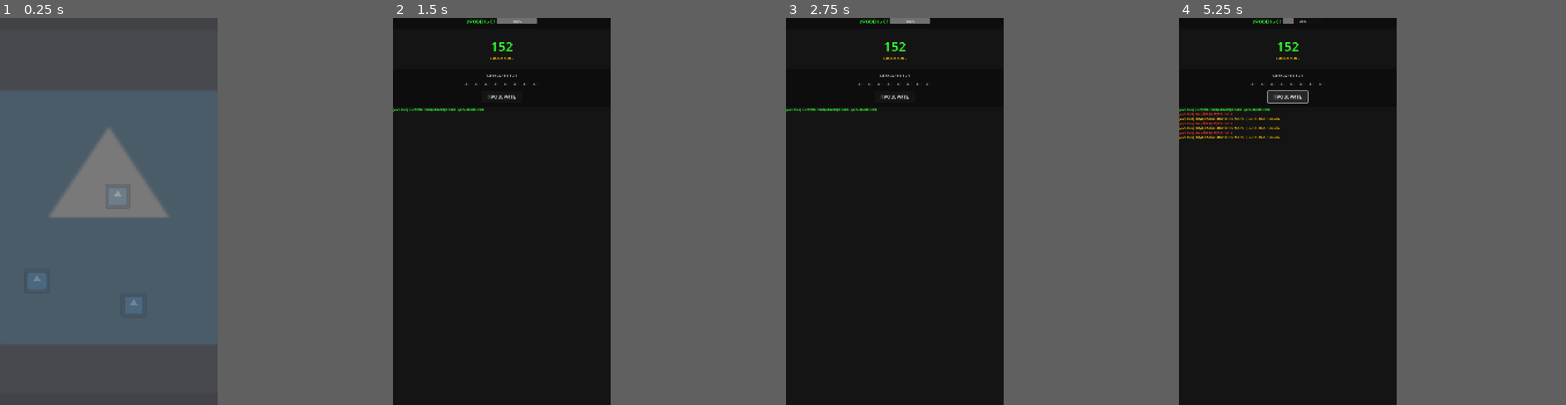
Above: before the commit, frames 1-4 (left to right).
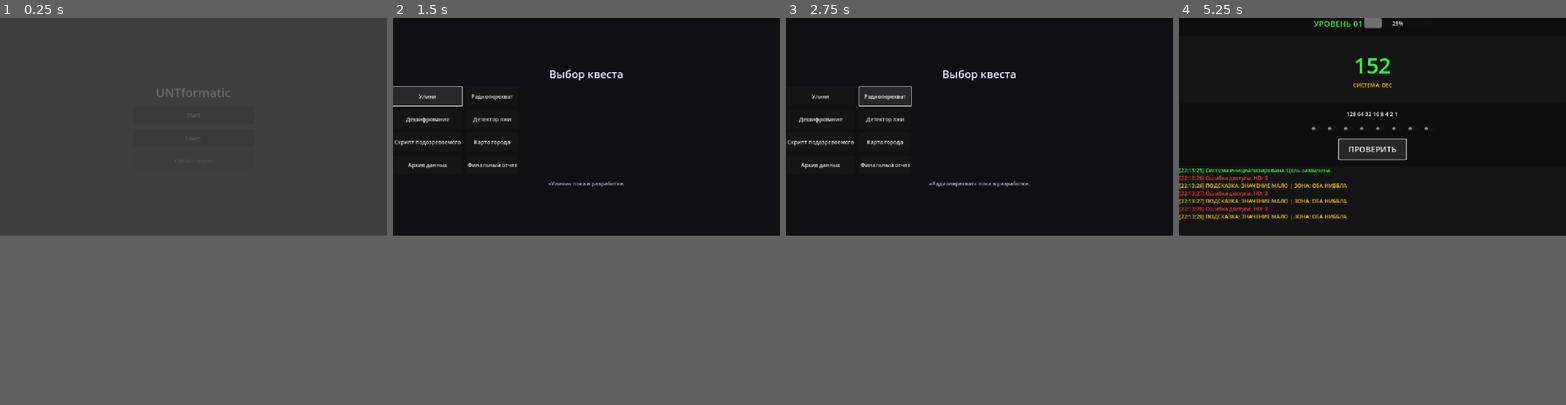
Above: after the commit, the same moments.

Repository: Nurik-dotcom/untmatric
Game: Godot game, scene res://scenes/MainMenu.tscn
Two runs of this game, one before a commit and one after it. Both use one fixed random seed, a clock stepped at 60 frames per second and the inputs below. The engine's default icon, where the game draws it, is replaced by a stand-in: a white triangle on a blue panel in a dark square.
Inputs (mouse positions are in pixels of both pictures, inside the frame that each line leads up to; where the layout moved, square brackets give the same spot in the first picture):
- Up to frame 1 (0.25 s): no input
- Up to frame 2 (1.5 s): click (501, 192) [454, 292] at 0.5 s; click (412, 157) at 1.25 s, where only the run after the commit has a clickable "Улики"
- Up to frame 3 (2.75 s): click (840, 157) at 2 s, where only the run after the commit has a clickable "Радиоперехват"
- Up to frame 4 (5.25 s): click (1198, 196) at 2.75 s, where only the run after the commit has a clickable "Дешифрование"; click "ПРОВЕРИТЬ" at 3.5 s; click "ПРОВЕРИТЬ" at 4.25 s; click "ПРОВЕРИТЬ" at 5 s
In our replay, the window is 450x800 before the commit and 800x450 after it. These sizes can differ from the game's own. Grey fills any space a smaller window leaves; there, only what the larger window draws over its background counts as a difference.

The runs differ from the first frame. In frame 1, 30% of the frame differs, in the area x 0-60%, y 18-100%; in frame 2, 2.3%; in frame 3, 1.9%; in frame 4, 3.7%.

Commit message:
added menu and chapters

Diff:
--- a/project.godot
+++ b/project.godot
@@ -12,7 +12,7 @@
 
 config/name="UNTformatic"
 run/main_scene="res://scenes/MainMenu.tscn"
-config/features=PackedStringArray("4.5", "Mobile")
+config/features=PackedStringArray("4.3", "Mobile")
 config/icon="res://icon.svg"
 
 [autoload]
@@ -21,8 +21,8 @@
 
 [display]
 
-window/size/viewport_width=1080
-window/size/viewport_height=1920
+window/size/viewport_width=1152
+window/size/viewport_height=648
 window/stretch/mode="canvas_items"
 window/stretch/aspect="expand"
 
@@ -32,4 +32,4 @@
 
 [rendering]
 
-renderer/rendering_method="compatibility"
+renderer/rendering_method="mobile"
--- a/scenes/Decryptor.tscn
+++ b/scenes/Decryptor.tscn
@@ -1,4 +1,4 @@
-[gd_scene load_steps=2 format=3]
+[gd_scene load_steps=2 format=3 uid="uid://bx4x0id1k60k4"]
 
 [ext_resource type="Script" path="res://scenes/Decryptor.gd" id="1_script"]
 
--- a/scenes/MainMenu.gd
+++ b/scenes/MainMenu.gd
@@ -1,17 +1,20 @@
 extends Control
 
-@onready var start_btn = $NotebookArea # Notebook button
-@onready var learn_btn = $PapersArea   # Magnifier button
+@onready var start_btn = $Center/Menu/NotebookArea # Start button
+@onready var learn_btn = $Center/Menu/PapersArea   # Learn button
 
 func _ready():
+	start_btn.pressed.connect(_on_notebook_pressed)
+	learn_btn.pressed.connect(_on_papers_pressed)
+
 	# Fade-in animation (optional)
 	modulate.a = 0
 	var tween = create_tween()
 	tween.tween_property(self, "modulate:a", 1.0, 1.0)
 
 func _on_notebook_pressed():
-	# Start the Decryptor game
-	get_tree().change_scene_to_file("res://scenes/Decryptor.tscn")
+	# Go to quest selection
+	get_tree().change_scene_to_file("res://scenes/QuestSelect.tscn")
 
 func _on_papers_pressed():
 	# Go to learning (Phase 1: Atlas) - Keep for now or disable
--- a/scenes/MainMenu.tscn
+++ b/scenes/MainMenu.tscn
@@ -1,34 +1,58 @@
-[gd_scene load_steps=3 format=3]
+[gd_scene load_steps=2 format=3 uid="uid://csqvmyevhw67n"]
 
 [ext_resource type="Script" path="res://scenes/MainMenu.gd" id="1"]
-[ext_resource type="Texture2D" path="res://icon.svg" id="2"]
 
 [node name="MainMenu" type="Control"]
-size = Vector2(1080, 1920)
+layout_mode = 3
+anchors_preset = 15
+anchor_right = 1.0
+anchor_bottom = 1.0
+grow_horizontal = 2
+grow_vertical = 2
 script = ExtResource("1")
 
-[node name="Background" type="TextureRect" parent="."]
+[node name="Background" type="ColorRect" parent="."]
+layout_mode = 1
+anchors_preset = 15
 anchor_right = 1.0
 anchor_bottom = 1.0
-offset_right = 0.0
-offset_bottom = 0.0
-texture = ExtResource("2")
-stretch_mode = 6
+grow_horizontal = 2
+grow_vertical = 2
+color = Color(0.08, 0.08, 0.1, 1)
 
-[node name="NotebookArea" type="TextureButton" parent="."]
-position = Vector2(120, 1240)
-size = Vector2(360, 240)
-texture_normal = ExtResource("2")
+[node name="Center" type="CenterContainer" parent="."]
+layout_mode = 1
+anchors_preset = 15
+anchor_right = 1.0
+anchor_bottom = 1.0
+grow_horizontal = 2
+grow_vertical = 2
 
-[node name="PapersArea" type="TextureButton" parent="."]
-position = Vector2(520, 820)
-size = Vector2(220, 220)
-texture_normal = ExtResource("2")
+[node name="Menu" type="VBoxContainer" parent="Center"]
+custom_minimum_size = Vector2(360, 0)
+layout_mode = 2
+theme_override_constants/separation = 16
+alignment = 1
 
-[node name="LaptopArea" type="TextureButton" parent="."]
-position = Vector2(600, 1360)
-size = Vector2(360, 240)
-texture_normal = ExtResource("2")
+[node name="Title" type="Label" parent="Center/Menu"]
+layout_mode = 2
+theme_override_colors/font_color = Color(0.9, 0.9, 1, 1)
+theme_override_font_sizes/font_size = 36
+text = "UNTformatic"
+horizontal_alignment = 1
 
-[connection signal="pressed" from="NotebookArea" to="." method="_on_notebook_pressed"]
-[connection signal="pressed" from="PapersArea" to="." method="_on_papers_pressed"]
+[node name="NotebookArea" type="Button" parent="Center/Menu"]
+custom_minimum_size = Vector2(0, 52)
+layout_mode = 2
+text = "Start"
+
+[node name="PapersArea" type="Button" parent="Center/Menu"]
+custom_minimum_size = Vector2(0, 52)
+layout_mode = 2
+text = "Learn"
+
+[node name="LaptopArea" type="Button" parent="Center/Menu"]
+custom_minimum_size = Vector2(0, 52)
+layout_mode = 2
+disabled = true
+text = "Options (soon)"
--- /dev/null
+++ b/scenes/QuestSelect.gd
@@ -0,0 +1,29 @@
+extends Control
+
+@onready var status_label = $Main/StatusLabel
+
+@onready var btn_clues = $Main/Grid/CluesButton
+@onready var btn_radio = $Main/Grid/RadioButton
+@onready var btn_decryptor = $Main/Grid/DecryptorButton
+@onready var btn_lie = $Main/Grid/LieDetectorButton
+@onready var btn_script = $Main/Grid/SuspectScriptButton
+@onready var btn_city = $Main/Grid/CityMapButton
+@onready var btn_archive = $Main/Grid/DataArchiveButton
+@onready var btn_report = $Main/Grid/FinalReportButton
+
+func _ready():
+	btn_clues.pressed.connect(_on_topic_pressed.bind("Улики"))
+	btn_radio.pressed.connect(_on_topic_pressed.bind("Радиоперехват"))
+	btn_decryptor.pressed.connect(_on_topic_pressed.bind("Дешифрование"))
+	btn_lie.pressed.connect(_on_topic_pressed.bind("Детектор лжи"))
+	btn_script.pressed.connect(_on_topic_pressed.bind("Скрипт подозреваемого"))
+	btn_city.pressed.connect(_on_topic_pressed.bind("Карта города"))
+	btn_archive.pressed.connect(_on_topic_pressed.bind("Архив данных"))
+	btn_report.pressed.connect(_on_topic_pressed.bind("Финальный отчет"))
+
+func _on_topic_pressed(topic_name: String):
+	if topic_name == "Дешифрование":
+		get_tree().change_scene_to_file("res://scenes/Decryptor.tscn")
+		return
+
+	status_label.text = "«%s» пока в разработке." % topic_name
--- /dev/null
+++ b/scenes/QuestSelect.tscn
@@ -0,0 +1,90 @@
+[gd_scene load_steps=2 format=3 uid="uid://c6l2jvi53qwcf"]
+
+[ext_resource type="Script" path="res://scenes/QuestSelect.gd" id="1"]
+
+[node name="QuestSelect" type="Control"]
+layout_mode = 3
+anchors_preset = 15
+anchor_right = 1.0
+anchor_bottom = 1.0
+grow_horizontal = 2
+grow_vertical = 2
+script = ExtResource("1")
+
+[node name="Background" type="ColorRect" parent="."]
+layout_mode = 1
+anchors_preset = 15
+anchor_right = 1.0
+anchor_bottom = 1.0
+grow_horizontal = 2
+grow_vertical = 2
+color = Color(0.06, 0.06, 0.08, 1)
+
+[node name="Main" type="VBoxContainer" parent="."]
+layout_mode = 1
+anchors_preset = 15
+anchor_right = 1.0
+anchor_bottom = 1.0
+grow_horizontal = 2
+grow_vertical = 2
+theme_override_constants/separation = 16
+alignment = 1
+
+[node name="Title" type="Label" parent="Main"]
+layout_mode = 2
+theme_override_colors/font_color = Color(0.9, 0.9, 1, 1)
+theme_override_font_sizes/font_size = 32
+text = "Выбор квеста"
+horizontal_alignment = 1
+
+[node name="Grid" type="GridContainer" parent="Main"]
+layout_mode = 2
+theme_override_constants/h_separation = 12
+theme_override_constants/v_separation = 12
+columns = 2
+
+[node name="CluesButton" type="Button" parent="Main/Grid"]
+custom_minimum_size = Vector2(0, 56)
+layout_mode = 2
+text = "Улики"
+
+[node name="RadioButton" type="Button" parent="Main/Grid"]
+custom_minimum_size = Vector2(0, 56)
+layout_mode = 2
+text = "Радиоперехват"
+
+[node name="DecryptorButton" type="Button" parent="Main/Grid"]
+custom_minimum_size = Vector2(0, 56)
+layout_mode = 2
+text = "Дешифрование"
+
+[node name="LieDetectorButton" type="Button" parent="Main/Grid"]
+custom_minimum_size = Vector2(0, 56)
+layout_mode = 2
+text = "Детектор лжи"
+
+[node name="SuspectScriptButton" type="Button" parent="Main/Grid"]
+custom_minimum_size = Vector2(0, 56)
+layout_mode = 2
+text = "Скрипт подозреваемого"
+
+[node name="CityMapButton" type="Button" parent="Main/Grid"]
+custom_minimum_size = Vector2(0, 56)
+layout_mode = 2
+text = "Карта города"
+
+[node name="DataArchiveButton" type="Button" parent="Main/Grid"]
+custom_minimum_size = Vector2(0, 56)
+layout_mode = 2
+text = "Архив данных"
+
+[node name="FinalReportButton" type="Button" parent="Main/Grid"]
+custom_minimum_size = Vector2(0, 56)
+layout_mode = 2
+text = "Финальный отчет"
+
+[node name="StatusLabel" type="Label" parent="Main"]
+layout_mode = 2
+theme_override_colors/font_color = Color(0.7, 0.7, 0.8, 1)
+text = "Выберите тему"
+horizontal_alignment = 1
--- a/scripts/GlobalMetrics.gd
+++ b/scripts/GlobalMetrics.gd
@@ -2,8 +2,11 @@
 
 # LogicEngine v6.2 Specification
 
+@warning_ignore("unused_signal")
 signal stability_changed(new_value, change)
+@warning_ignore("unused_signal")
 signal shield_triggered(shield_name, penalty)
+@warning_ignore("unused_signal")
 signal hint_unlocked(level, text)
 
 # Core Resources
@@ -153,7 +156,7 @@
 	if last_checked_bits.size() > 10:
 		last_checked_bits.pop_front()
 
-func _generate_hints(target: int, input: int, hd: int) -> Dictionary:
+func _generate_hints(target: int, input: int, _hd: int) -> Dictionary:
 	# Level 1: Diagnosis
 	var diagnosis = "BIT_ERROR"
 	if target > input: diagnosis = "VALUE_LOW"
Not shown, changed: icon.svg.import
